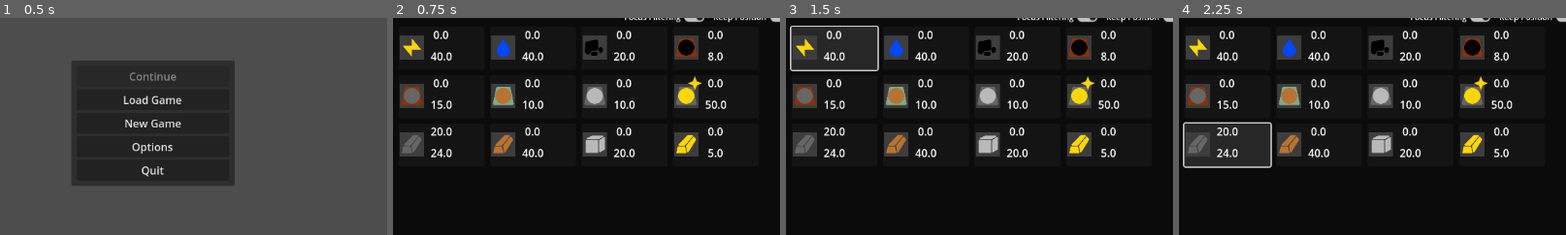
Above: before the commit, frames 1-4 (left to right).
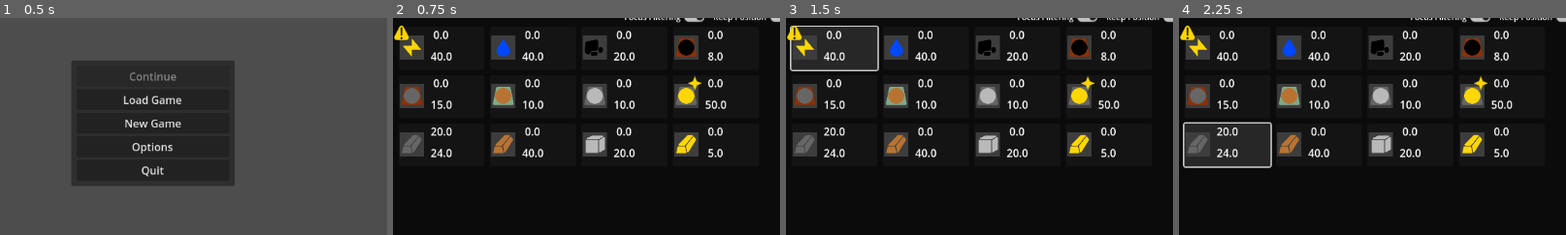
Above: after the commit, the same moments.

Repository: Carth501/The-Big-Grid
Game: Godot game, scene res://scenes/MainMenu.tscn
Same seed, same stepped clock (60 frames per second), same inputs: the game is played once before the commit and once after it.
Inputs:
- Up to frame 1 (0.5 s): no input
- Up to frame 2 (0.75 s): click "New Game" at 0.5 s
- Up to frame 3 (1.5 s): click "[center]0.0[/center]" at 1.25 s
- Up to frame 4 (2.25 s): click "[center]20.0[/center]" at 2 s
The pictures show only the part of the screen within x 0-50%, y 3-53%; the shares and areas given below are measured in that part.

Frame 1 is identical in both runs. In frame 2, 0.2% of the frame differs, in the area x 0-5%, y 3-11%; in frame 3, 0.2%; in frame 4, 0.2%.

Commit message:
create warning text display

Diff:
--- a/scenes/display/SupplyDisplay.tscn
+++ b/scenes/display/SupplyDisplay.tscn
@@ -6,8 +6,10 @@
 [ext_resource type="PackedScene" uid="uid://b7qkoq5nu3bew" path="res://scenes/display/SupplyIconDisplay.tscn" id="4_ofdg0"]
 [ext_resource type="Texture2D" uid="uid://c8ita8dnfej1p" path="res://textures/symbols/Star 1.png" id="5_a01e1"]
 [ext_resource type="Script" path="res://scripts/display/ObjectiveStar.gd" id="6_tnf1p"]
+[ext_resource type="Texture2D" uid="uid://bismbh0tk8iw0" path="res://textures/symbols/Supply Warning.png" id="7_qetdo"]
+[ext_resource type="Script" path="res://scripts/display/SupplyWarning.gd" id="8_0ypd4"]
 
-[node name="SupplyDisplay" type="Control" node_paths=PackedStringArray("supply_icon_display", "value_label", "max_label", "delta_label", "supply_button", "supply_change_feedback", "supply_curtain", "objective_star")]
+[node name="SupplyDisplay" type="Control" node_paths=PackedStringArray("supply_icon_display", "value_label", "max_label", "delta_label", "supply_button", "supply_change_feedback", "supply_curtain", "objective_star", "supply_warning")]
 custom_minimum_size = Vector2(128, 64)
 layout_mode = 3
 anchors_preset = 0
@@ -20,6 +22,7 @@
 supply_change_feedback = NodePath("Button/SupplyChangeFeedback")
 supply_curtain = NodePath("Button/SupplyCurtain")
 objective_star = NodePath("Button/ObjectiveStar")
+supply_warning = NodePath("Button/SupplyWarning")
 
 [node name="Button" type="Button" parent="."]
 layout_mode = 1
@@ -122,7 +125,41 @@
 pivot_offset = Vector2(0, 44)
 color = Color(0, 0, 0, 1)
 
+[node name="SupplyWarning" type="TextureRect" parent="Button" node_paths=PackedStringArray("warning_text", "warning_panel")]
+visible = false
+offset_left = -6.0
+offset_top = -2.0
+offset_right = 16.0
+offset_bottom = 20.0
+texture = ExtResource("7_qetdo")
+expand_mode = 1
+script = ExtResource("8_0ypd4")
+warning_text = NodePath("PanelContainer/MarginContainer/Label")
+warning_panel = NodePath("PanelContainer")
+
+[node name="PanelContainer" type="PanelContainer" parent="Button/SupplyWarning"]
+visible = false
+layout_mode = 0
+offset_left = 7.0
+offset_top = -30.0
+offset_right = 47.0
+offset_bottom = 1.0
+pivot_offset = Vector2(0, 1)
+
+[node name="MarginContainer" type="MarginContainer" parent="Button/SupplyWarning/PanelContainer"]
+layout_mode = 2
+theme_override_constants/margin_left = 4
+theme_override_constants/margin_top = 4
+theme_override_constants/margin_right = 4
+theme_override_constants/margin_bottom = 4
+
+[node name="Label" type="Label" parent="Button/SupplyWarning/PanelContainer/MarginContainer"]
+top_level = true
+layout_mode = 2
+
 [connection signal="left_click" from="Button" to="." method="select"]
 [connection signal="right_click" from="Button" to="." method="open_menu"]
 [connection signal="mouse_entered" from="Button/ObjectiveStar" to="Button/ObjectiveStar" method="open_objective_panel"]
 [connection signal="mouse_exited" from="Button/ObjectiveStar" to="Button/ObjectiveStar" method="close_objective_panel"]
+[connection signal="mouse_entered" from="Button/SupplyWarning" to="Button/SupplyWarning" method="open_warning"]
+[connection signal="mouse_exited" from="Button/SupplyWarning" to="Button/SupplyWarning" method="close_warning"]
--- a/scripts/display/SupplyDisplay.gd
+++ b/scripts/display/SupplyDisplay.gd
@@ -8,6 +8,7 @@
 @export var supply_change_feedback : Supply_Change_Feedback
 @export var supply_curtain : Panel
 @export var objective_star : Objective_Star
+@export var supply_warning : Supply_Warning
 var supply : Supply
 var showing := true
 var static_position := true
@@ -29,6 +30,11 @@
 		supply.update_active.connect(set_active)
 	options_overseer.update_keep_positions.connect(set_static_position)
 	set_icon_display(supply)
+	if(supply.degrade > 0):
+		supply_warning.visible = true
+		var warning_num = (1.0 - supply.degrade) * 100
+		var warning_text = str("This resource degrades ", warning_num, "%.")
+		supply_warning.add_text(warning_text)
 
 func set_icon_display(supply : Supply):
 	supply_icon_display.set_image_by_path(supply.supply_icon_path)
--- /dev/null
+++ b/scripts/display/SupplyWarning.gd
@@ -0,0 +1,16 @@
+class_name Supply_Warning extends TextureRect
+
+@export var warning_text : Label
+@export var warning_panel : PanelContainer
+
+func add_text(warning : String):
+	warning_text.text += warning
+
+func set_text(warning : String):
+	warning_text.text = warning
+
+func open_warning():
+	warning_panel.visible = true
+
+func close_warning():
+	warning_panel.visible = false
--- a/scripts/logic/Supply.gd
+++ b/scripts/logic/Supply.gd
@@ -140,5 +140,7 @@
 	unset_obj.emit()
 
 func process_degrade():
+	if(degrade == 0):
+		push_error(str(id + " is being degraded to 0"))
 	var new_value = value * degrade
 	value = new_value
Not shown: 1 places in scenes/display/SupplyDisplay.tscn that only renumber resources
Binary file added: textures/symbols/Supply Warning.png
Not shown, added: textures/symbols/Supply Warning.png.import
